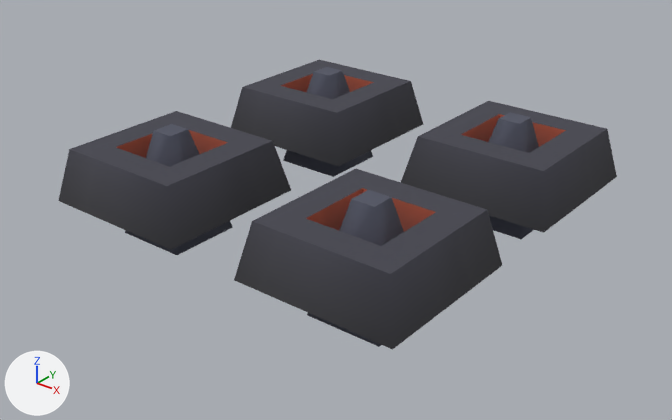
Renders of the glTF model kenney/mini-dungeon/trap.glb from each side of a commit.
Both versions are drawn from a camera (50 mm lens) standing at (0.831, -1.064, 0.616) and looking at (0.006, -0.033, -0.023). Lighting does not change. The marker at lower left points along +X, +Y and +Z. The older version comes first. Where no turn or scale is listed for an object, it has been applied to the vertices. Vertices at exactly the same position are counted once.

Objects in the first picture: 'spikes', 'trap'.
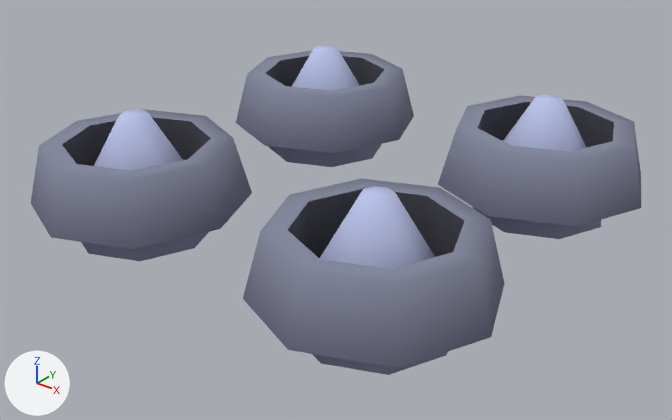
Location of each change, [x1, y1, x2, y2] in pixels of the pictures (672 x 420 px):
'trap', reshaped (9% wider, 10% taller): before [58, 60, 617, 349]; after [31, 51, 641, 368]
'spikes', reshaped, moved (26% wider, 18% taller): before [125, 67, 539, 347]; after [81, 45, 601, 375]
part 1 of me_trap, rebuilt: before [234, 169, 502, 349]; after [243, 178, 505, 368]
part 2 of me_trap, rebuilt: before [401, 101, 617, 233]; after [438, 96, 641, 227]
part 3 of me_trap, rebuilt: before [58, 111, 291, 250]; after [31, 109, 252, 250]
part 4 of me_trap, rebuilt (7% narrower): before [231, 60, 423, 166]; after [236, 51, 414, 153]
part 5 of me_spikes, built on: before [307, 190, 404, 347]; after [313, 186, 448, 375]
part 6 of me_spikes, reshaped: before [283, 67, 373, 177]; after [268, 45, 382, 167]
part 7 of me_spikes, reshaped: before [125, 124, 232, 255]; after [81, 110, 209, 261]
part 8 of me_spikes, reshaped: before [489, 112, 539, 239]; after [473, 94, 601, 239]

The edits, one by one:
me_trap is used by ob_trap; location (0.0, 0.0, 0.0).
me_trap had 64 vertices, 128 faces and spanned x -0.32..0.319, y -0.319..0.319, z 0.0..0.085.
me_trap now has 128 vertices, 256 faces and spans x -0.395..0.395, y -0.395..0.395, z 0.0..0.094.
me_trap part 1: the loose piece of 16 vertices spanning x 0.064..0.319, y -0.319..-0.064, z 0.0..0.085 is rebuilt with 32 vertices and now spans x 0.055..0.395, y -0.395..-0.055, z 0.0..0.094.
me_trap part 2: the loose piece of 16 vertices spanning x 0.062..0.317, y 0.058..0.313, z 0.0..0.085 is rebuilt with 32 vertices and now spans x 0.055..0.395, y 0.055..0.395, z 0.0..0.094.
me_trap part 3: the loose piece of 16 vertices spanning x -0.319..-0.064, y -0.313..-0.058, z 0.0..0.085 is rebuilt with 32 vertices and now spans x -0.395..-0.055, y -0.395..-0.055, z 0.0..0.094.
me_trap part 4: the loose piece of 16 vertices spanning x -0.32..-0.065, y 0.064..0.319, z 0.0..0.085 is rebuilt with 32 vertices and now spans x -0.395..-0.055, y 0.055..0.395, z 0.0..0.094.
me_spikes is used by ob_spikes; location (0.0, 0.0, -0.146).
me_spikes had 32 vertices, 40 faces and spanned x -0.251..0.251, y -0.251..0.251, z 0.085..0.255.
me_spikes now has 96 vertices, 152 faces and spans x -0.348..0.324, y -0.336..0.336, z 0.094..0.283.
me_spikes part 5: 8 vertices removed from x 0.131..0.251, y -0.251..-0.131, z 0.085..0.255; 24 vertices added at x 0.102..0.324, y -0.336..-0.114, z 0.094..0.283.
me_spikes part 6: 8 vertices removed from x -0.251..-0.131, y 0.131..0.251, z 0.085..0.255; 24 vertices added at x -0.348..-0.126, y 0.114..0.336, z 0.094..0.283.
me_spikes part 7: 8 vertices removed from x -0.251..-0.131, y -0.246..-0.126, z 0.085..0.255; 24 vertices added at x -0.348..-0.126, y -0.336..-0.114, z 0.094..0.283.
me_spikes part 8: 8 vertices removed from x 0.129..0.25, y 0.126..0.246, z 0.085..0.255; 24 vertices added at x 0.102..0.324, y 0.114..0.336, z 0.094..0.283.
Object 'spikes' (ob_spikes) moves from (0.0, 0.0, -0.146) to (0.012, 0.0, -0.146).
